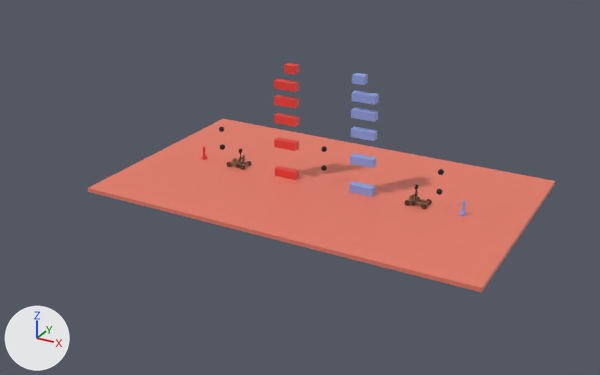
What one commit did to the Blender file blender/level1.blend.
Both versions are drawn from a camera (50 mm lens) standing at (86.6, -169.6, 82.6) and looking at (-2.5, -7.7, 1.6). Lighting does not change. The marker at lower left points along +X, +Y and +Z. The older version comes first. Objects named as collision shapes, trigger or cutter boxes, shadow casters or lower levels of detail are left out.

Objects in the first picture: 'Plane-ColVis' and 27 more.
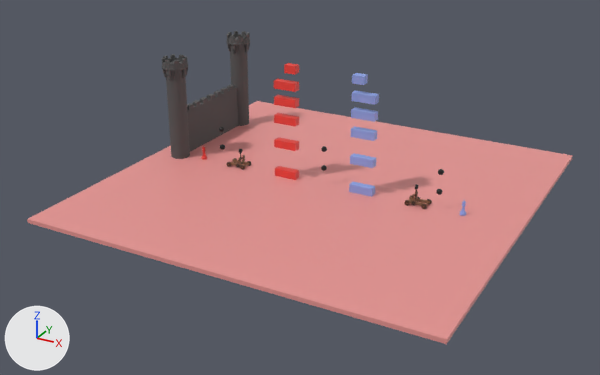
Commit message: update level asset

Patch to the scene script:
```diff
--- a/blender/level1.blend.py
+++ b/blender/level1.blend.py
@@ mat_groundcolour @@
 mat_groundcolour = principled_material('GroundColour')
-mat_groundcolour.base_color = (0.8, 0.198, 0.137)  # red #e77b67
+mat_groundcolour.base_color = (0.8, 0.301, 0.288)  # pink #e79592
@@ ob_plane_colvis @@
 ob_plane_colvis.location = (0.0, 0.0, 0.0)
-ob_plane_colvis.scale = (1.0, 2.0, 1.0)
+ob_plane_colvis.scale = (1.0, 3.33, 1.0)
@@ ob_wall_002 @@
+ob_wall_002 = bpy.data.objects.new('wall.002', me_cube_021)  # 56 vertices, 50 faces; spans x -1.34..1.0, y -1.0..1.0, z -1.0..1.0; in mat_castle (dark grey #565656)
+ob_wall_002.parent = ob_castle_parent_l
+ob_wall_002.location = (8.696, 15.0, 8.063)
+ob_wall_002.scale = (7.27, 0.803, 8.11)
@@ ob_castle_parent_l @@
+ob_castle_parent_l = bpy.data.objects.new('Castle_Parent-L', None)
+ob_castle_parent_l.location = (-43.0, 14.0, 0.0)
+ob_castle_parent_l.rotation_euler = (0.0, 0.0, 1.571)  # degrees (0, 0, 90)
+ob_castle_parent_l.scale = (0.797, 0.797, 0.797)
@@ ob_wall_001 @@
+ob_wall_001 = bpy.data.objects.new('wall.001', me_cube_021.copy())
+ob_wall_001.parent = ob_castle_parent_l
+ob_wall_001.location = (-8.304, 15.0, 8.063)
+ob_wall_001.scale = (7.27, 0.803, 8.11)
@@ ob_cylinder_001 @@
+ob_cylinder_001 = bpy.data.objects.new('Cylinder.001', me_cylinder_002)  # 7560 vertices, 7403 faces; spans x -4.3..4.3, y -4.3..4.3, z 0.0..34.0; in mat_castle (dark grey #565656); modifiers SUBSURF, WEIGHTED_NORMAL
+ob_cylinder_001.parent = ob_castle_towerr
+ob_cylinder_001.location = (-1.0, 15.0, 0.0)
+ob_cylinder_001.rotation_euler = (0.0, 0.0, 3.142)  # degrees (0, 0, 180)
@@ ob_castle_towerr @@
+ob_castle_towerr = bpy.data.objects.new('Castle TowerR', None)
+ob_castle_towerr.parent = ob_castle_parent_l
+ob_castle_towerr.location = (20.0, 0.0, 0.0)
+ob_castle_towerr.scale = (9.9, 9.9, 9.9)
@@ ob_cylinder @@
+ob_cylinder = bpy.data.objects.new('Cylinder', me_cylinder)  # 7560 vertices, 7403 faces; spans x -4.3..4.3, y -4.3..4.3, z 0.0..34.0; in mat_castle (dark grey #565656); modifiers SUBSURF, WEIGHTED_NORMAL
+ob_cylinder.parent = ob_castle_parent_l
+ob_cylinder.location = (-19.0, 15.0, 0.0)
+ob_cylinder.rotation_euler = (0.0, 0.0, -3.142)  # degrees (0, 0, -180)
```

Pixel boxes [x1, y1, x2, y2] of what changed, in the pictures (600 x 375 px):
'Plane-ColVis', recoloured, rescaled (red to pink, 17% wider, 40% taller): before [88, 119, 555, 292]; after [27, 101, 573, 344]
'Cylinder', added: after [162, 54, 190, 159]
'Cylinder.001', added: after [227, 31, 250, 126]
'wall.002', added: after [207, 84, 238, 140]
'wall.001', added: after [187, 97, 212, 152]
